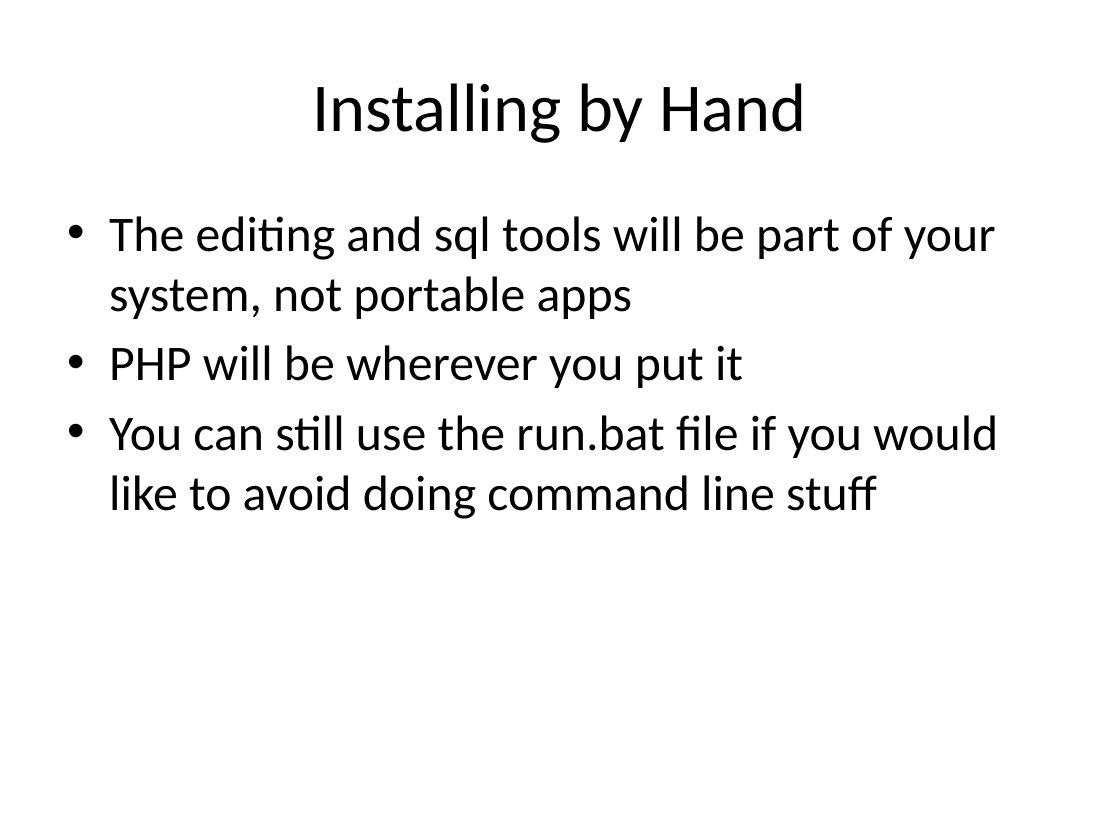
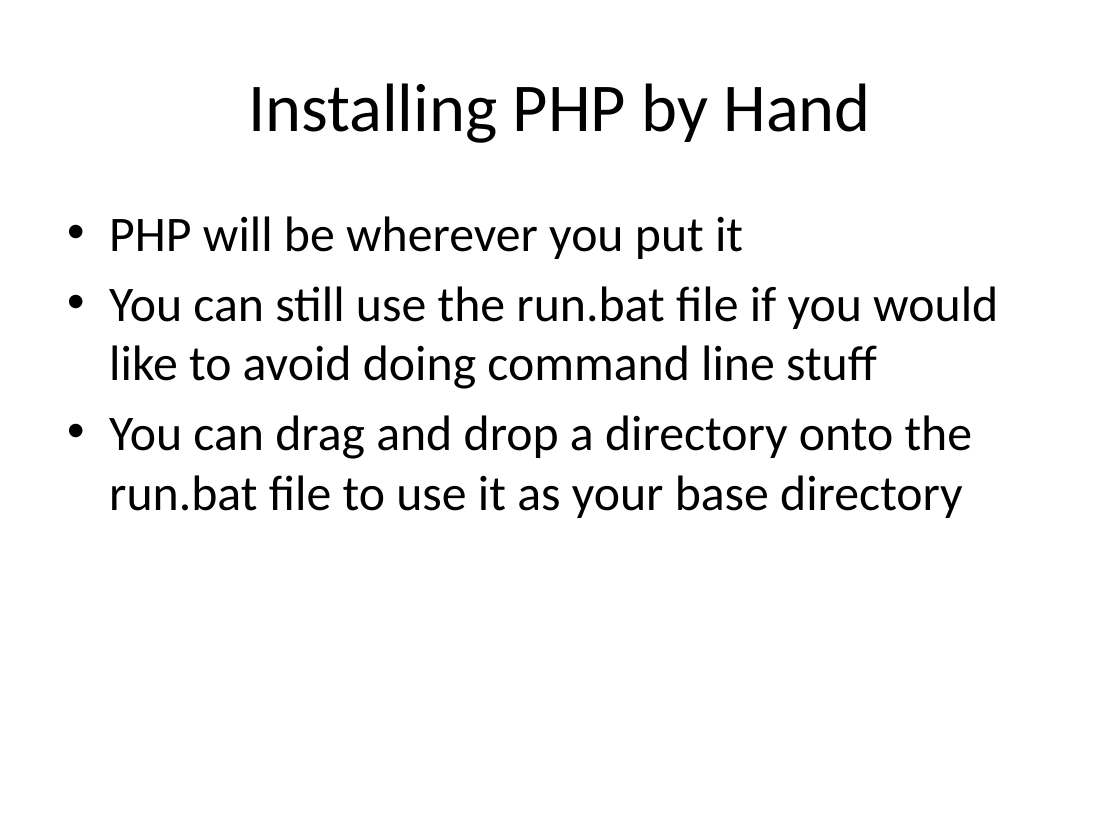
Before and after one commit to PHPEmbark/curriculum, a slide deck: slide 12 of course/0 - Setup/Setup.pptx (slide 10 before the commit). Drawn at 1120x840 pixels with LibreOffice and Linux fonts; fonts in the diff are those of the drawing. Boxes give left, top, right and bottom in pixels: in the first picture for what was removed or moved away, otherwise in the second. Text is boxed around its words. In the diff, an @@ line names an element or a change of style, - is before the commit and + after.

```diff
--- a/course/0 - Setup/Setup.pptx
+++ b/course/0 - Setup/Setup.pptx
@@ title at [248,83,871,143]: text changed @@
-Installing by Hand
+Installing PHP by Hand
@@ text at [109,216,996,319]: paragraph removed @@
-• The editing and sql tools will be part of your system, not portable apps
@@ text at [109,415,973,518]: paragraph added @@
+• You can drag and drop a directory onto the run.bat file to use it as your base directory
```
Also in this commit, not shown: 6 other slides changed, 6 slides added, 2 slides removed, 2 other files.
